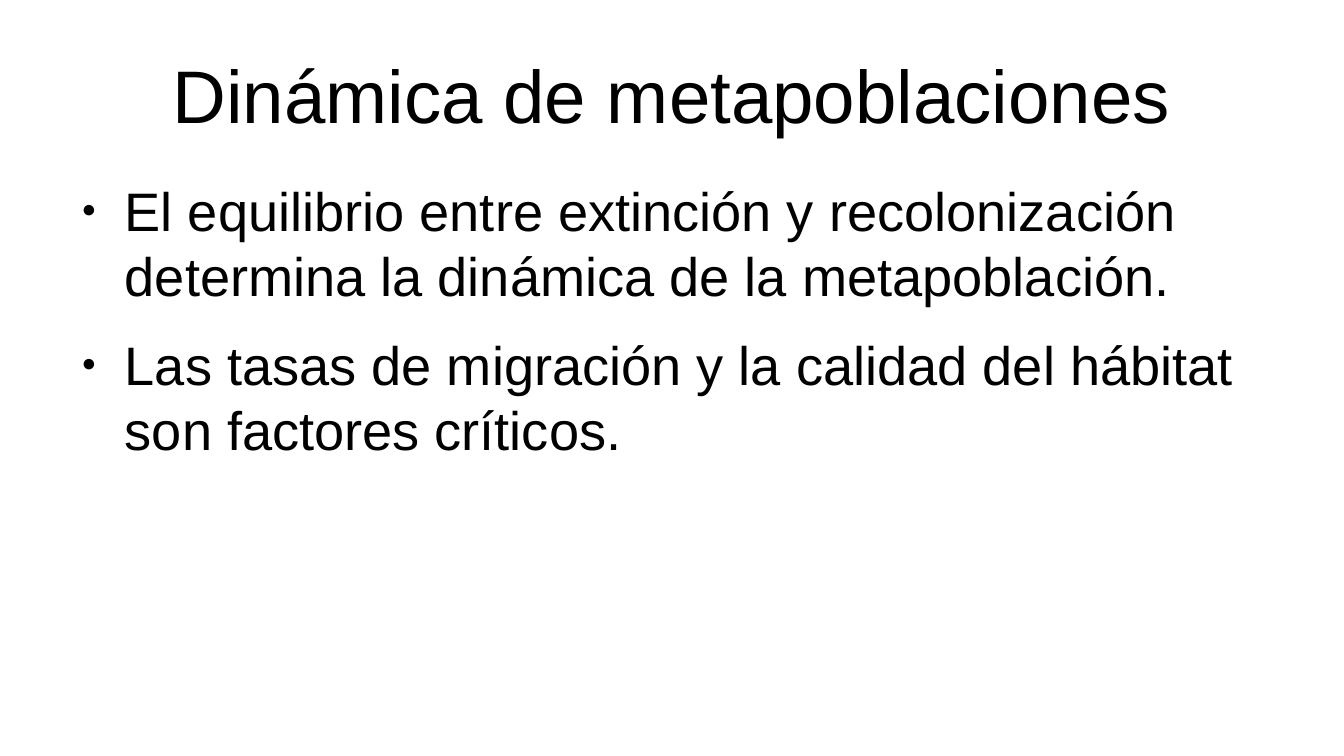
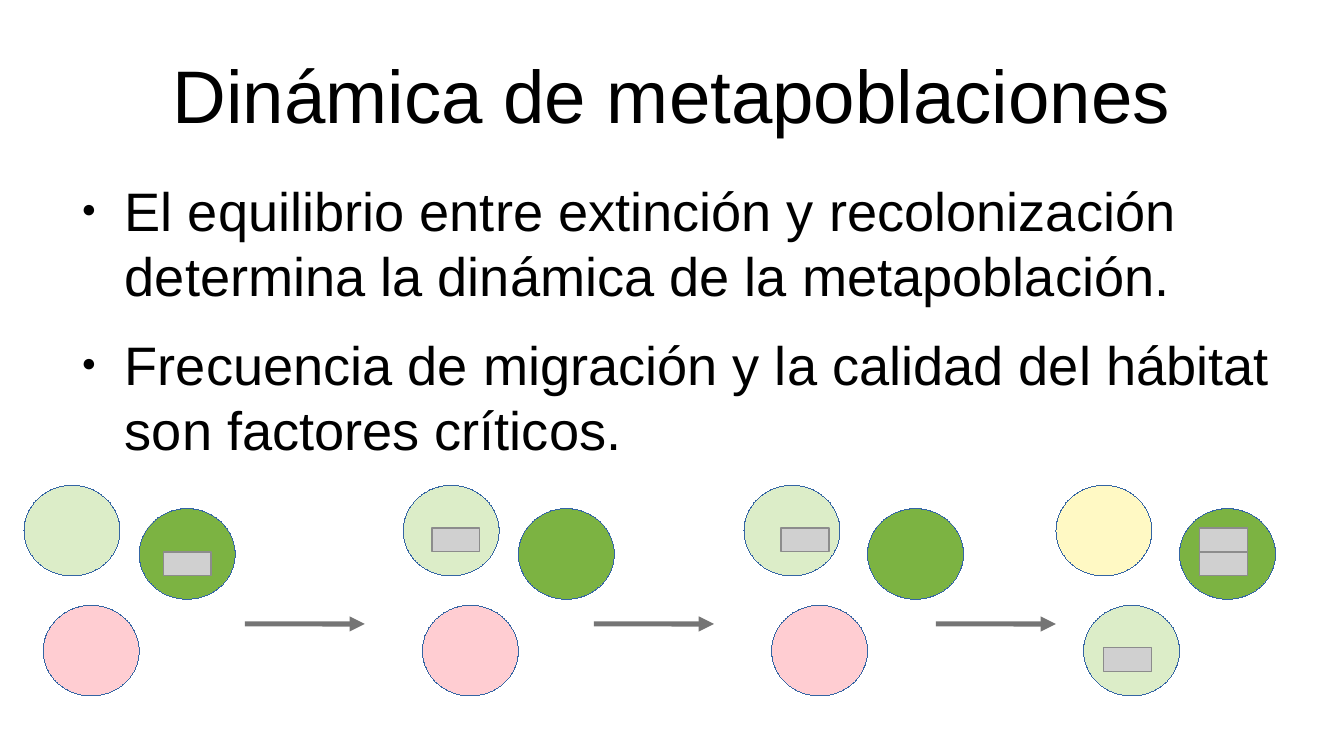
Before and after one commit to gerardommc/Ecologia-Teorica, a slide deck: slide 8 of Metapoblaciones.odp. Drawn at 1344x756 pixels with LibreOffice and Linux fonts; fonts in the diff are those of the drawing; grey boxes stand for pictures. Boxes give left, top, right and bottom in pixels: in the first picture for what was removed or moved away, otherwise in the second. Text is boxed around its words. In the diff, an @@ line names an element or a change of style, - is before the commit and + after.

```diff
--- a/Metapoblaciones.odp
+++ b/Metapoblaciones.odp
@@ text at (125, 345, 1269, 451): text changed @@
-● Las tasas de migración y la calidad del hábitat son factores críticos.
+● Frecuencia de migración y la calidad del hábitat son factores críticos.
@@ ellipse added at (24, 485, 121, 576), fill #DCEDC8, outline #3465A4 0 pt @@
@@ ellipse added at (139, 509, 235, 599), fill #7CB342, outline #3465A4 0 pt @@
@@ ellipse added at (404, 485, 500, 576), fill #DCEDC8, outline #3465A4 0 pt @@
@@ ellipse added at (518, 509, 615, 599), fill #7CB342, outline #3465A4 0 pt @@
@@ ellipse added at (744, 485, 840, 576), fill #DCEDC8, outline #3465A4 0 pt @@
@@ ellipse added at (868, 509, 965, 599), fill #7CB342, outline #3465A4 0 pt @@
@@ ellipse added at (1056, 485, 1153, 576), fill #FFF9C4, outline #3465A4 0 pt @@
@@ ellipse added at (1181, 509, 1277, 599), fill #7CB342, outline #3465A4 0 pt @@
@@ picture added at (432, 528, 479, 551) @@
@@ picture added at (782, 528, 829, 551) @@
@@ picture added at (1200, 528, 1248, 551) @@
@@ picture added at (163, 552, 211, 576) @@
@@ picture added at (1200, 552, 1248, 576) @@
@@ ellipse added at (43, 605, 139, 695), fill #FFCDD2, outline #3465A4 0 pt @@
@@ arrow added from (245, 624) to (365, 624), #757575 3 pt @@
@@ ellipse added at (422, 605, 518, 695), fill #FFCDD2, outline #3465A4 0 pt @@
@@ arrow added from (594, 624) to (715, 624), #757575 3 pt @@
@@ ellipse added at (772, 605, 868, 695), fill #FFCDD2, outline #3465A4 0 pt @@
@@ arrow added from (937, 624) to (1056, 624), #757575 3 pt @@
@@ ellipse added at (1084, 605, 1181, 695), fill #DCEDC8, outline #3465A4 0 pt @@
@@ picture added at (1105, 648, 1153, 671) @@
```
Also in this commit, not shown: 9 other slides changed, 20 other files.
